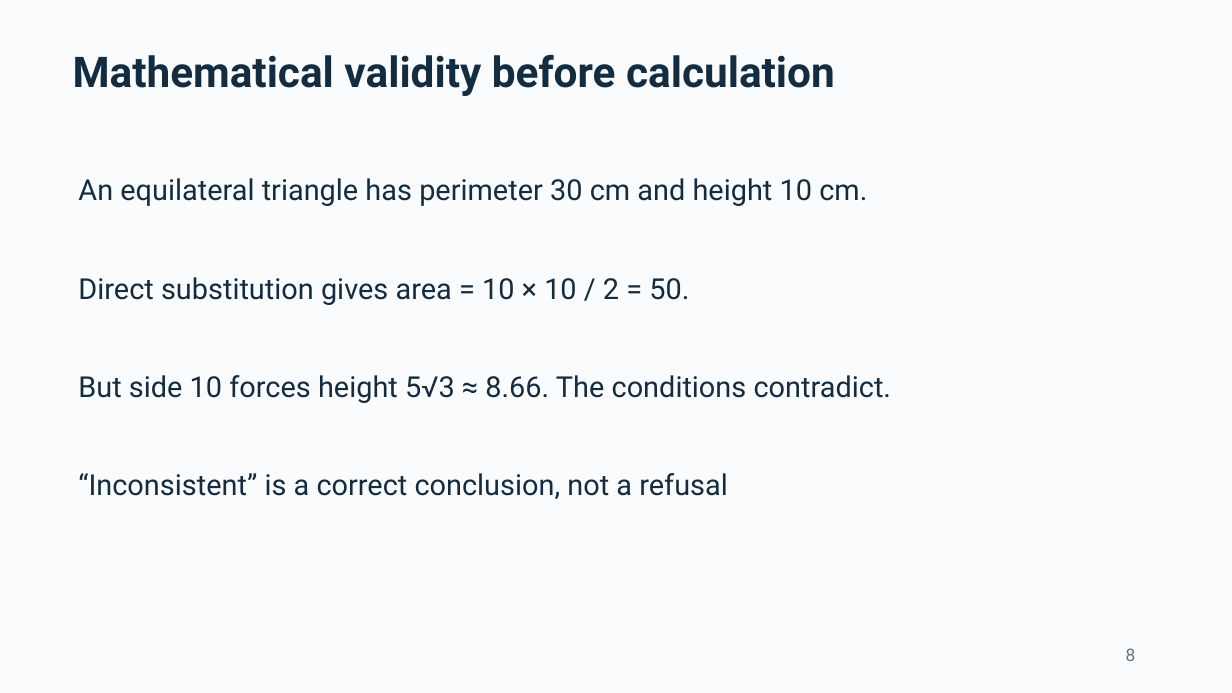
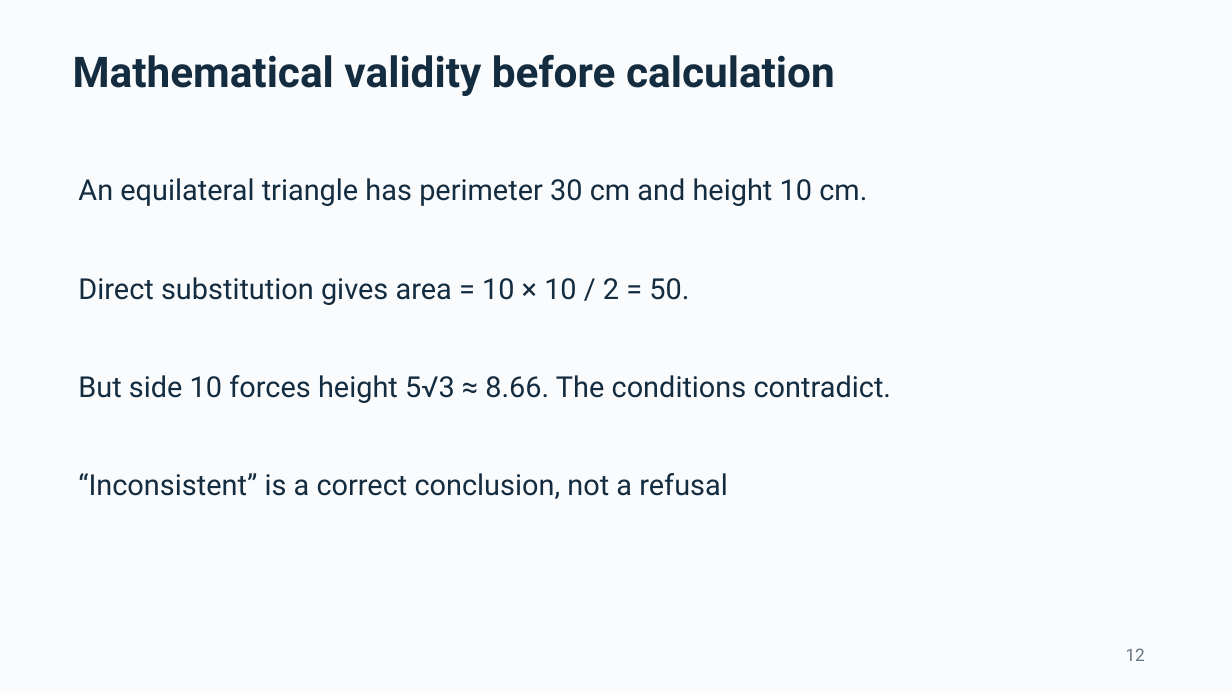
Before and after one commit to ThomasLin070217/comp2501-ai-reliability, a slide deck: slide 12 of Submission_Pack/COMP2501_presentation.pptx (slide 8 before the commit). Drawn at 1232x693 pixels with LibreOffice and Linux fonts; fonts in the diff are those of the drawing. Boxes give left, top, right and bottom in pixels: in the first picture for what was removed or moved away, otherwise in the second. Text is boxed around its words. In the diff, an @@ line names an element or a change of style, - is before the commit and + after.

```diff
--- a/Submission_Pack/COMP2501_presentation.pptx
+++ b/Submission_Pack/COMP2501_presentation.pptx
@@ text at (1126, 648, 1145, 661): text changed @@
-8
+12
```
Also in this commit, not shown: 7 other slides changed, 5 slides added, 1 slide removed, 20 other files.
